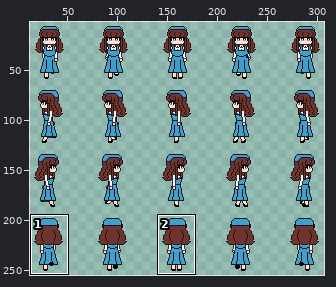
A sprite sheet gets an edit: assets/sprites/characters/evie/evie.png. The picture above shows the old version from afar; the outline marks the close-up.
Close-up. Before the edit:
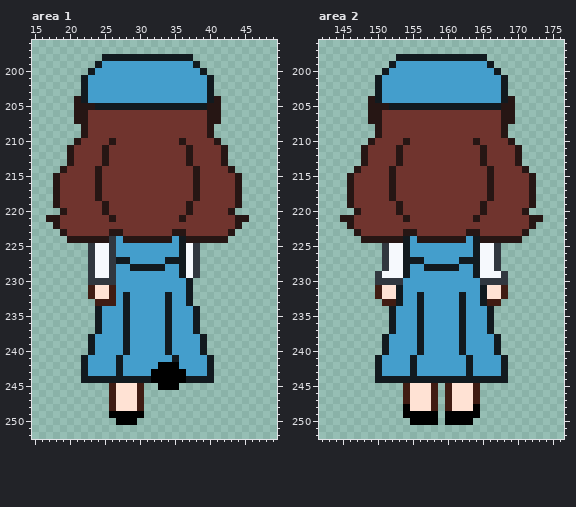
The file is 320x256 pixels. Pixels under 10% opacity are left out. Colours within 5 levels of each other are drawn and written as one. Shown: area 1: x 15..49, y 196..252; area 2: x 142..176, y 196..252. The wide view leaves out empty margins. The commit also changed other parts of the picture, which this record leaves out.
Once edited:
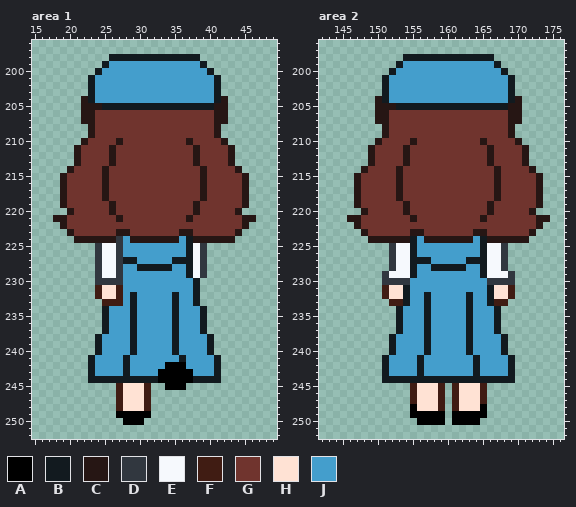
Palette (. is transparent): A #000000  B #121a1f  C #261614  D #31373f  E #f6f9fd  F #401c13  G #70342e  H #ffe2d4  J #449ecc
Difference:
Changed rows in their new state; - is an unchanged pixel.
Area 1:
first column x 17:
198 --------.------------B--------
199 -------.B------------JB-------
200 ------.B--------------JB------
201 -----.B----------------JB-----
202 -----.B----------------JB-----
203 -----.B----------------JB-----
204 ----.CB----------------JBC----
205 ----.--C---------------B-C----
206 ----.-C----------------G-C----
207 ----.-C----------------G-C----
208 -----.C----------------GC-----
209 -----.C----------------GC-----
210 ----.C---GC--------GC---GC----
211 ---.C---GC----------GC---GC---
212 ---.C---GC----------GC---GC---
213 ---.C---GC----------GC---GC---
214 --.C---GC------------GC---GC--
215 -.C----GC------------GC----GC-
216 -.C----GC------------GC----GC-
217 -.C----GC------------GC----GC-
218 -.C----GC------------GC----GC-
219 -.C-----GC----------GC-----GC-
220 --.C----GC----------GC----GC--
221 .-C------GC--------GC------G-C
222 -.C------------------------GC-
223 --.C-----G-C------G-C-----GC--
224 ---.-----CDJ------CJB-----C---
225 ------.D-ED--------JBED-------
226 ------.D-ED--------JBED-------
227 ------.D-ED-B----J--BED-------
228 ------.D-ED-J----B-JBED-------
229 ------.D-ED--------JBED-------
230 ------.---D---------JB--------
231 ------.F-HF---------JB--------
232 ------.F-HFJB----JB-JB--------
233 -------.--FJB----JB-JB--------
234 -------.B--JB----JB--JB-------
235 -------.B--JB----JB--JB-------
236 -------.B--JB----JB--JB-------
237 -------.B--JB----JB--JB-------
238 ------.B---JB----JB---JB------
239 ------.B---JB----JB---JB------
240 ------.B---JB----JB---JB------
241 -----.B---JB------JB---JB-----
242 -----.B---JB----J--A---JB-----
243 -----.B---JB---J----A--JB-----
244 -----.---------B----A---B-----
245 ---------.F--HF-.--A----------
246 ---------.F--HF---------------
247 ---------.F--HF---------------
248 ---------.F--HF---------------
249 ---------.----A---------------
250 ----------.--A----------------
Area 2:
first column x 145:
198 --------.------------B--------
199 -------.B------------JB-------
200 ------.B--------------JB------
201 -----.B----------------JB-----
202 -----.B----------------JB-----
203 -----.B----------------JB-----
204 ----.CB----------------JBC----
205 ----.--C---------------B-C----
206 ----.-C----------------G-C----
207 ----.-C----------------G-C----
208 -----.C----------------GC-----
209 -----.C----------------GC-----
210 ----.C---GC--------GC---GC----
211 ---.C---GC----------GC---GC---
212 ---.C---GC----------GC---GC---
213 ---.C---GC----------GC---GC---
214 --.C---GC------------GC---GC--
215 -.C----GC------------GC----GC-
216 -.C----GC------------GC----GC-
217 -.C----GC------------GC----GC-
218 -.C----GC------------GC----GC-
219 -.C-----GC----------GC-----GC-
220 --.C----GC----------GC----GC--
221 .-C------GC--------GC------G-C
222 -.C------------------------GC-
223 --.C-----G-C------G-C-----GC--
224 ---.-----CBJ------CJB-----C---
225 ------.D-EB--------JB-ED------
226 ------.D-EB--------JB-ED------
227 ------.D-E--B----J--B-ED------
228 ------.D-EB-J----B-JB-ED------
229 -----.D--EB--------JB--ED-----
230 -----.---D----------J---D-----
231 -----.F-HB----------JB-HF-----
232 -----.F-HB-JB----JB-JB-HF-----
233 ------.-FB-JB----JB-JB-F------
234 -------.B--JB----JB--JB-------
235 -------.B--JB----JB--JB-------
236 -------.B--JB----JB--JB-------
237 -------.B--JB----JB--JB-------
238 ------.B---JB----JB---JB------
239 ------.B---JB----JB---JB------
240 ------.B---JB----JB---JB------
241 -----.B---JB------JB---JB-----
242 -----.B---JB------JB---JB-----
243 -----.B---JB------JB---JB-----
244 -----.------------------B-----
245 ---------.F--HF.F--HF---------
246 ---------.F--HF.F--HF---------
247 ---------.F--HF.F--HF---------
248 ---------.A--HF.F--HA---------
249 ---------.----A.----A---------
250 ----------.---A.---A----------
